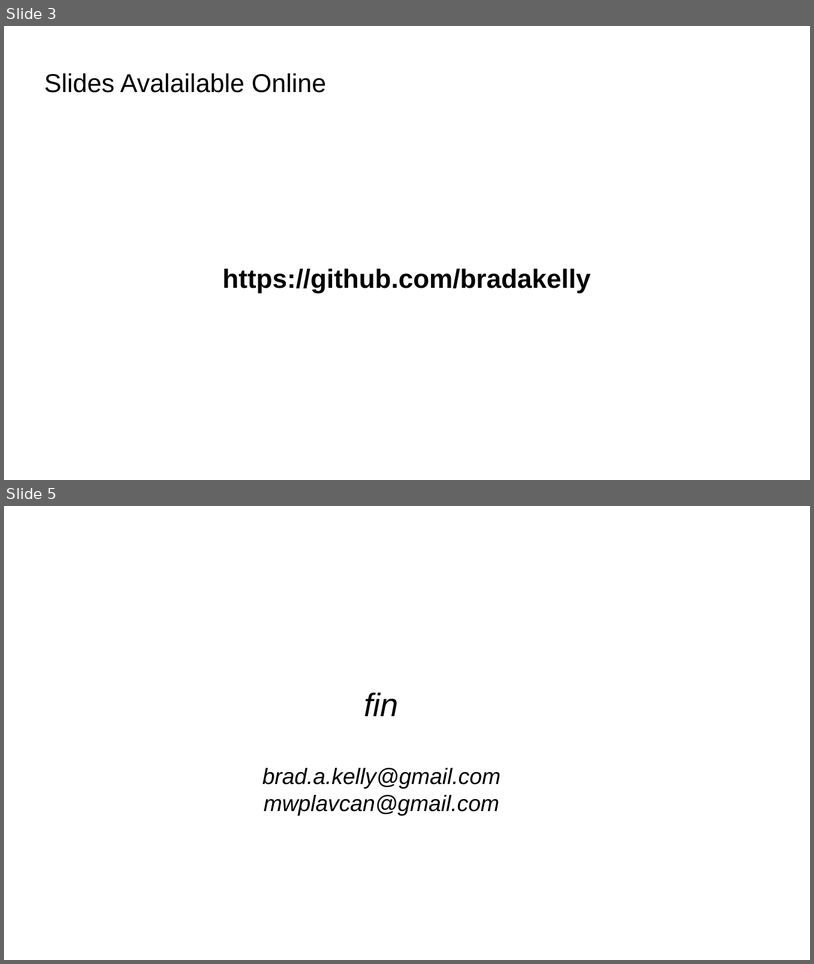
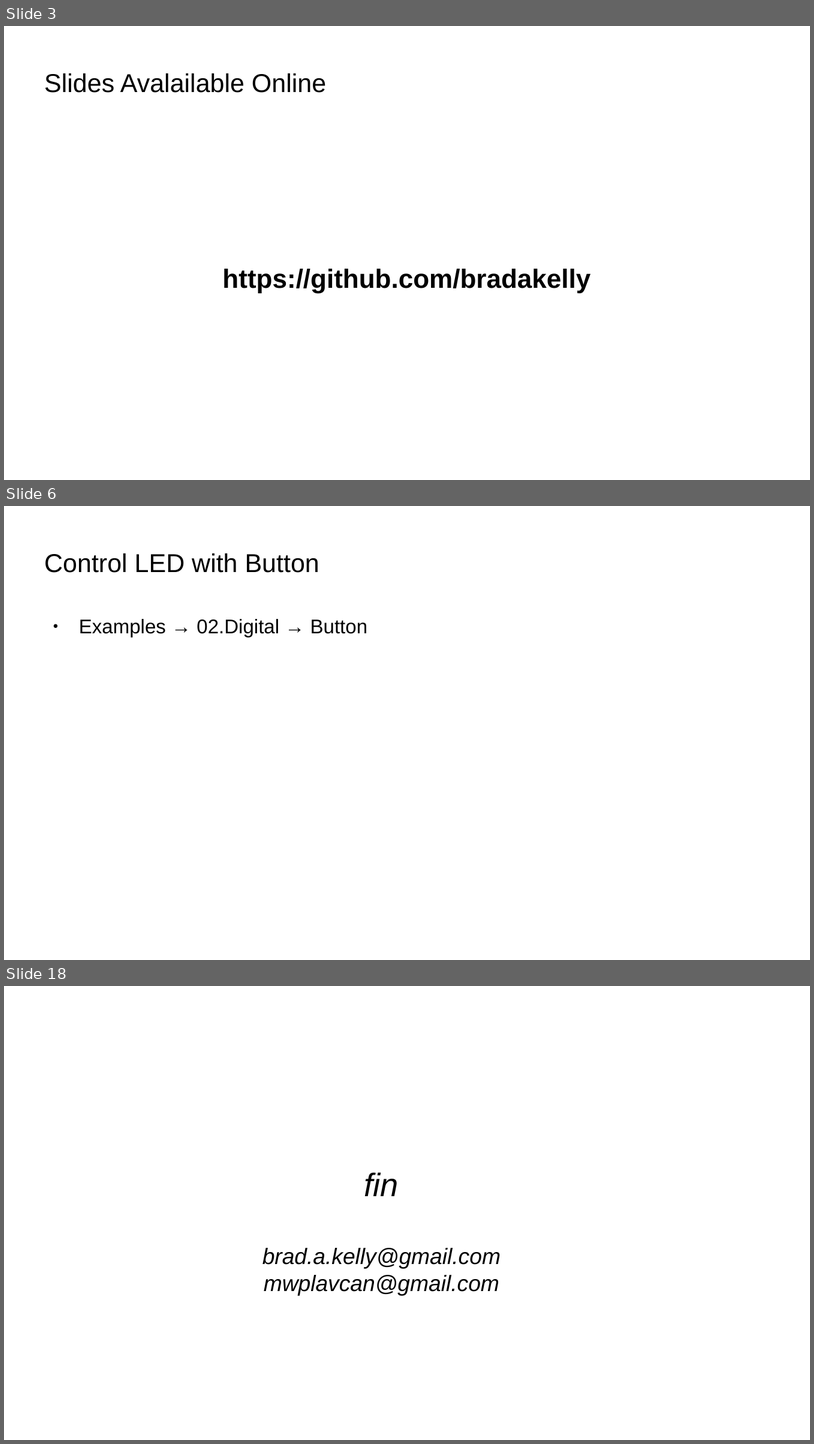
Before and after one commit to bradakelly/ArduinoDevelopmentWorkshop, a slide deck: CourseSlideshow.odp. Shown one above the other, each under a label of ours: slides 3 and 5 before the commit, slides 3, 6 and 18 after it; the slides between them are not shown. The pictures are 814x964 and 814x1444 pixels, drawn with LibreOffice and Linux fonts; fonts in the diff are those of the drawing; background and template pictures are left out. Boxes give left, top, right and bottom in pixels: in the first picture for what was removed or moved away, otherwise in the second. Text is boxed around its words. In the diff, an @@ line names an element or a change of style, - is before the commit and + after.

```diff
--- a/CourseSlideshow.odp
+++ b/CourseSlideshow.odp
@@ slide 6 added at <box>4,506,810,960</box>, background picture (left out) @@
@@ title added at <box>44,553,320,573</box>, 25.4 pt, text #000000 @@
+Control LED with Button
@@ text added at <box>79,619,368,637</box>, 19.5 pt, text #000000 @@
+● Examples → 02.Digital → Button
@@ what was slide 5 is now slide 18 @@
```
Also in this commit, not shown: 13 other slides added, 1 slide removed.
